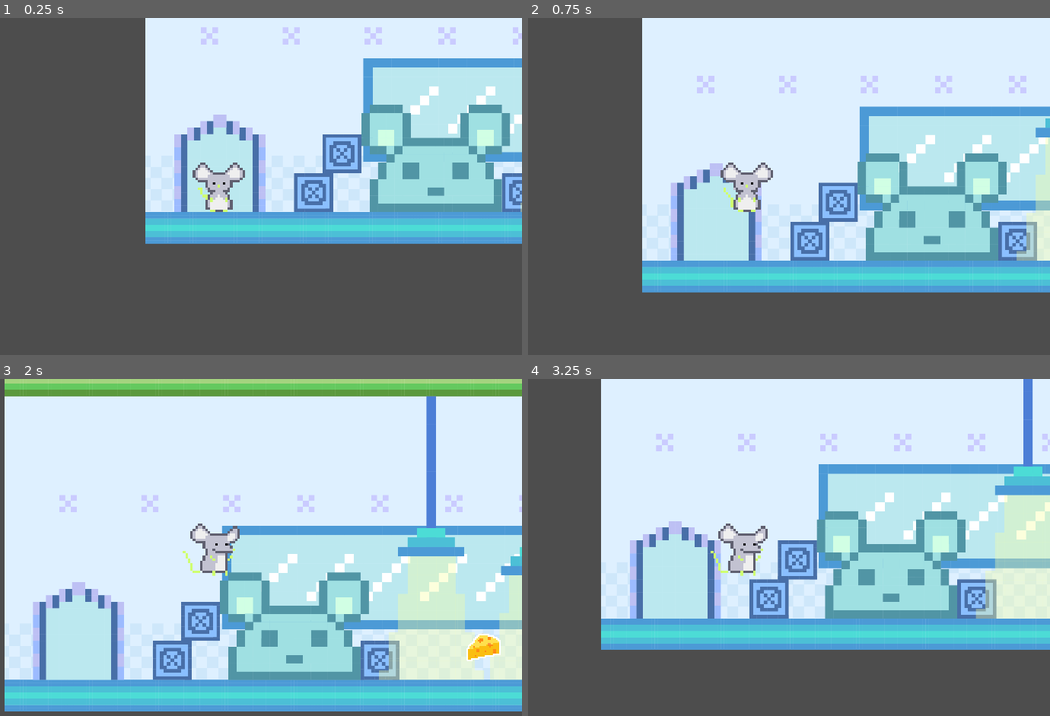
Above: before the commit, frames 1-4 (two rows, left to right).
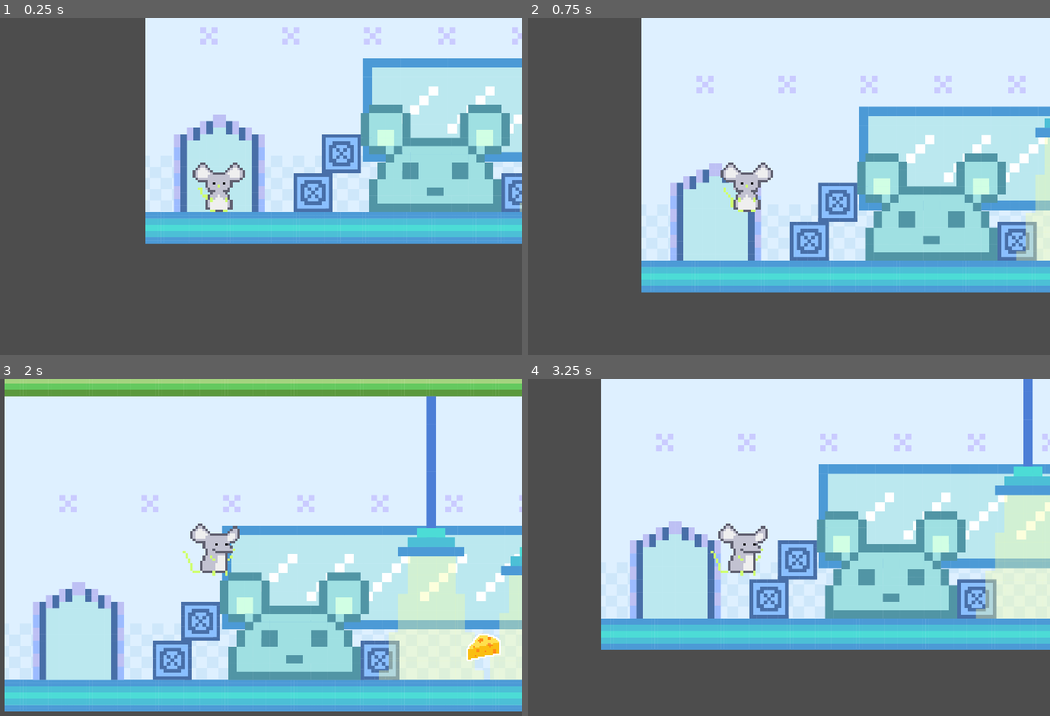
Above: after the commit, the same moments.

Repository: Wendy-zhenyiwang/2D-Group
Game: Godot game, scene res://main.tscn
Same seed, same stepped clock (60 frames per second), same inputs: the game is played once before the commit and once after it.
Inputs:
- Up to frame 1 (0.25 s): no input
- Up to frame 2 (0.75 s): tap Enter (ui_accept) at 0.5 s; hold Right (ui_right) from 0.53 s (still down)
- Up to frame 3 (2 s): keep holding Right (ui_right); tap Enter (ui_accept) at 0.77, 1.52 s
- Up to frame 4 (3.25 s): release Right (ui_right) at 2.03 s; hold Left (ui_left) 2.03-2.78 s; hold Right (ui_right) from 2.78 s (still down); tap Enter (ui_accept) at 3.02 s

The runs differ from the first frame. In frame 1, 0.9% of the frame differs, in the area x 33-100%, y 2-58%; in frame 2, 1.1%, in the area x 21-100%, y 0-82%; in frame 3, less than 0.1%; in frame 4, nothing differs.

Commit message:
winning scene

Diff:
--- a/the-cheezy-escape/main.tscn
+++ b/the-cheezy-escape/main.tscn
@@ -1,10 +1,11 @@
-[gd_scene load_steps=33 format=3 uid="uid://dtu2o8w8bl423"]
+[gd_scene load_steps=35 format=3 uid="uid://dtu2o8w8bl423"]
 
 [ext_resource type="Texture2D" uid="uid://cr6aft67m1whl" path="res://cheesyescape7.png" id="1_7knim"]
 [ext_resource type="PackedScene" uid="uid://bpxh34uy2f0wy" path="res://player.tscn" id="1_dv6bk"]
 [ext_resource type="Script" path="res://trap area.gd" id="2_jxmrt"]
 [ext_resource type="PackedScene" uid="uid://deruge1ouu3nu" path="res://cheese.tscn" id="3_r6fkg"]
 [ext_resource type="AudioStream" uid="uid://p7sdcgakblpm" path="res://Alexandre Desplat-Obituary.mp3" id="3_tql5j"]
+[ext_resource type="Script" path="res://winning.gd" id="6_aogx3"]
 
 [sub_resource type="RectangleShape2D" id="RectangleShape2D_4s07l"]
 size = Vector2(85.9048, 4154.66)
@@ -84,6 +85,9 @@
 
 [sub_resource type="RectangleShape2D" id="RectangleShape2D_3g5va"]
 size = Vector2(2942.25, 82.323)
+
+[sub_resource type="RectangleShape2D" id="RectangleShape2D_xj6rw"]
+size = Vector2(52, 51)
 
 [node name="main" type="Node2D"]
 
@@ -285,7 +289,7 @@
 shape = SubResource("RectangleShape2D_3g5va")
 
 [node name="player" parent="." instance=ExtResource("1_dv6bk")]
-position = Vector2(12, -27)
+position = Vector2(13, -26)
 
 [node name="music" type="AudioStreamPlayer2D" parent="player"]
 position = Vector2(31, 40)
@@ -307,6 +311,15 @@
 scale = Vector2(0.1125, 0.1125)
 animation = &"idle"
 
+[node name="winning" type="Area2D" parent="."]
+position = Vector2(1569, -1518)
+script = ExtResource("6_aogx3")
+
+[node name="CollisionShape2D" type="CollisionShape2D" parent="winning"]
+position = Vector2(19, 12)
+shape = SubResource("RectangleShape2D_xj6rw")
+
 [connection signal="body_entered" from="Map/Level 2/Area2D" to="Map/Level 2/Area2D" method="_on_body_entered"]
 [connection signal="body_entered" from="Map/Level 2/Area2D2" to="Map/Level 2/Area2D" method="_on_area_2d_2_body_entered"]
 [connection signal="body_entered" from="trap" to="trap" method="_on_body_entered"]
+[connection signal="body_entered" from="winning" to="winning" method="_on_body_entered"]
--- /dev/null
+++ b/the-cheezy-escape/win.tscn
@@ -0,0 +1,10 @@
+[gd_scene load_steps=2 format=3 uid="uid://bjyh6pnl40p3v"]
+
+[ext_resource type="Texture2D" uid="uid://ck73835ovwcj8" path="res://win.png" id="1_5jttv"]
+
+[node name="Node2D" type="Node2D"]
+
+[node name="Win" type="Sprite2D" parent="."]
+position = Vector2(576, 318)
+scale = Vector2(0.455861, 0.455861)
+texture = ExtResource("1_5jttv")
--- /dev/null
+++ b/the-cheezy-escape/winning.gd
@@ -0,0 +1,15 @@
+extends Area2D
+
+
+# Called when the node enters the scene tree for the first time.
+func _ready() -> void:
+	pass # Replace with function body.
+
+
+# Called every frame. 'delta' is the elapsed time since the previous frame.
+func _process(delta: float) -> void:
+	pass
+
+
+func _on_body_entered(body: Node2D) -> void:
+	get_tree().change_scene_to_file("res://win.tscn")
